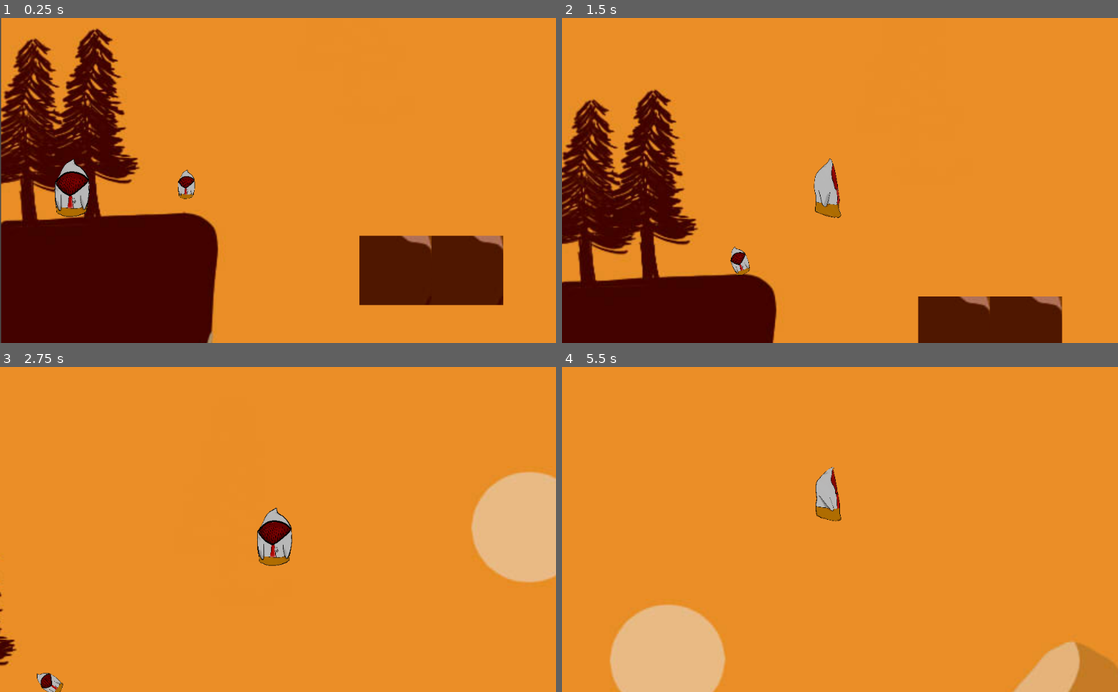
Above: before the commit, frames 1-4 (two rows, left to right).
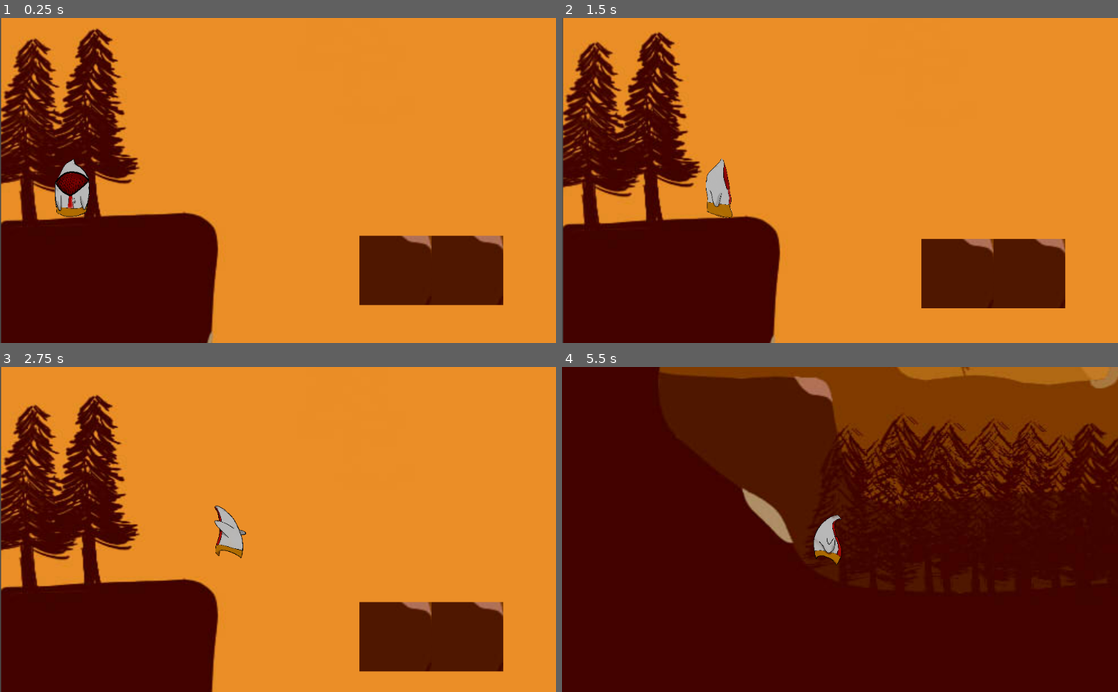
Above: after the commit, the same moments.

Repository: TommeyFaherty/NotGalway
Game: Godot game, scene res://scenes/Root.tscn
The game is run twice, just before and just after one commit, with the same random seed, the same clock (stepped at 60 frames per second) and the same inputs.
Inputs:
- Up to frame 1 (0.25 s): no input
- Up to frame 2 (1.5 s): hold Space (space) 0.53-1.28 s; hold Right (ui_right) from 0.53 s (still down); tap Space (space) at 1.35 s
- Up to frame 3 (2.75 s): release Right (ui_right) at 2.03 s; hold Shift (left_shift) from 2.03 s (still down); hold Space (space) from 2.03 s (still down)
- Up to frame 4 (5.5 s): release Shift (left_shift) at 2.78 s; release Space (space) at 2.78 s; hold Right (ui_right) 2.78-4.28 s; tap Space (space) at 2.85, 4.35 s; hold Space (space) 3.53-4.28 s; hold Shift (left_shift) 4.28-5.03 s; hold Right (ui_right) from 5.03 s (still down); hold Space (space) from 5.03 s (still down)

The runs differ from the first frame. In frame 1, 0.3% of the frame differs, in the area x 9-36%, y 43-61%; in frame 2, 22%; in frame 3, 33%; in frame 4, 100%, in the area x 0-100%, y 0-100%.

Commit message:
changed movement script to player script
changed movement code and introduced a state machine

Diff:
--- a/project.godot
+++ b/project.godot
@@ -8,9 +8,14 @@
 
 config_version=4
 
-_global_script_classes=[  ]
+_global_script_classes=[ {
+"base": "Node",
+"class": "StateMachine",
+"language": "GDScript",
+"path": "res://scripts/state_machine.gd"
+} ]
 _global_script_class_icons={
-
+"StateMachine": ""
 }
 
 [application]
@@ -31,6 +36,11 @@
 "events": [ Object(InputEventKey,"resource_local_to_scene":false,"resource_name":"","device":0,"alt":false,"shift":false,"control":false,"meta":false,"command":false,"pressed":false,"scancode":16777237,"unicode":0,"echo":false,"script":null)
  ]
 }
+E_key={
+"deadzone": 0.5,
+"events": [ Object(InputEventKey,"resource_local_to_scene":false,"resource_name":"","device":0,"alt":false,"shift":false,"control":false,"meta":false,"command":false,"pressed":false,"scancode":69,"unicode":0,"echo":false,"script":null)
+ ]
+}
 
 [rendering]
 
--- a/scenes/Root.tscn
+++ b/scenes/Root.tscn
@@ -1,8 +1,8 @@
-[gd_scene load_steps=20 format=2]
+[gd_scene load_steps=26 format=2]
 
 [ext_resource path="res://assets/img/environments/samkple drawing.jpg" type="Texture" id=1]
 [ext_resource path="res://assets/img/characters/example/Walking towards.png" type="Texture" id=2]
-[ext_resource path="res://scripts/Movment.gd" type="Script" id=3]
+[ext_resource path="res://scripts/Player.gd" type="Script" id=3]
 [ext_resource path="res://assets/img/characters/example/run_left/run1.png" type="Texture" id=4]
 [ext_resource path="res://assets/img/characters/example/run_left/run2.png" type="Texture" id=5]
 [ext_resource path="res://assets/img/characters/example/run_left/run3.png" type="Texture" id=6]
@@ -15,21 +15,25 @@
 [ext_resource path="res://assets/img/characters/example/walk_left/walk3.png" type="Texture" id=13]
 [ext_resource path="res://assets/img/characters/example/jump/jump0.png" type="Texture" id=14]
 [ext_resource path="res://assets/img/characters/example/jump/jump1.png" type="Texture" id=15]
+[ext_resource path="res://assets/img/characters/example/Dummy.png" type="Texture" id=16]
 [ext_resource path="res://scenes/example_tile.tres" type="TileSet" id=17]
+[ext_resource path="res://assets/img/characters/example/attack/punch3.png" type="Texture" id=18]
+[ext_resource path="res://assets/img/characters/example/attack/punch4.png" type="Texture" id=19]
+[ext_resource path="res://assets/img/characters/example/attack/punch2.png" type="Texture" id=20]
+[ext_resource path="res://assets/img/characters/example/attack/punch5.png" type="Texture" id=21]
+[ext_resource path="res://assets/img/characters/example/attack/punch6.png" type="Texture" id=22]
+[ext_resource path="res://assets/img/characters/example/attack/punch1.png" type="Texture" id=23]
 
-[sub_resource type="CapsuleShape2D" id=2]
-radius = 10.3674
-height = 5.95477
-
-[sub_resource type="CapsuleShape2D" id=3]
-radius = 6.75171
-height = 14.3614
-
-[sub_resource type="SpriteFrames" id=4]
+[sub_resource type="SpriteFrames" id=2]
 animations = [ {
 "frames": [ ExtResource( 2 ) ],
 "loop": true,
-"name": "default",
+"name": "idle",
+"speed": 5.0
+}, {
+"frames": [ ExtResource( 23 ), ExtResource( 20 ), ExtResource( 18 ), ExtResource( 19 ), ExtResource( 21 ), ExtResource( 22 ) ],
+"loop": true,
+"name": "attack",
 "speed": 5.0
 }, {
 "frames": [ ExtResource( 4 ), ExtResource( 5 ), ExtResource( 6 ), ExtResource( 7 ), ExtResource( 5 ), ExtResource( 6 ) ],
@@ -53,6 +57,10 @@
 "speed": 5.0
 } ]
 
+[sub_resource type="CapsuleShape2D" id=1]
+radius = 6.75171
+height = 14.3614
+
 [node name="Root" type="Node2D"]
 scale = Vector2( 1.035, 1 )
 
@@ -72,37 +80,30 @@
 [node name="CollisionPolygon2D2" type="CollisionPolygon2D" parent="StaticBody2D"]
 polygon = PoolVector2Array( -13.5028, 649.139, 22.519, 692.577, 69.1353, 726.48, 89.2651, 739.194, 103.038, 768.859, 12 …(352 unchanged characters)…
 
-[node name="Body" type="RigidBody2D" parent="."]
-position = Vector2( 164.702, 273.511 )
-scale = Vector2( 2, 2 )
-
-[node name="Sprite" type="Sprite" parent="Body"]
-scale = Vector2( 0.01, 0.01 )
-texture = ExtResource( 2 )
-
-[node name="CollisionShape2D" type="CollisionShape2D" parent="Body"]
-position = Vector2( 0.630066, -2.83481 )
-scale = Vector2( 1, 0.959 )
-shape = SubResource( 2 )
-
 [node name="Player" type="KinematicBody2D" parent="."]
 position = Vector2( 61.6708, 281.061 )
 scale = Vector2( 2, 2 )
 script = ExtResource( 3 )
 
-[node name="Sprite" type="Sprite" parent="Player"]
+[node name="Body" type="Node2D" parent="Player"]
+position = Vector2( -30.8354, -140.531 )
+scale = Vector2( 0.5, 0.5 )
+
+[node name="Sprite" type="Sprite" parent="Player/Body"]
 visible = false
-scale = Vector2( 0.01, 0.01 )
+position = Vector2( 61.6708, 281.061 )
+scale = Vector2( 0.02, 0.02 )
 texture = ExtResource( 2 )
+
+[node name="AnimatedSprite" type="AnimatedSprite" parent="Player/Body"]
+position = Vector2( 61.6708, 281.061 )
+scale = Vector2( 0.02, 0.02 )
+frames = SubResource( 2 )
+animation = "idle"
 
 [node name="CollisionShape2D" type="CollisionShape2D" parent="Player"]
 position = Vector2( 1.03717, -3.63348 )
-shape = SubResource( 3 )
-
-[node name="AnimatedSprite" type="AnimatedSprite" parent="Player"]
-scale = Vector2( 0.01, 0.01 )
-frames = SubResource( 4 )
-animation = "jump"
+shape = SubResource( 1 )
 
 [node name="Camera2D" type="Camera2D" parent="Player"]
 position = Vector2( 2.75436, -7.17831 )
@@ -113,7 +114,36 @@
 limit_right = 1326
 limit_bottom = 891
 
+[node name="Raycasts" type="Node2D" parent="Player"]
+position = Vector2( -30.8354, -140.531 )
+scale = Vector2( 0.5, 0.5 )
+
+[node name="RayCast2D" type="RayCast2D" parent="Player/Raycasts"]
+position = Vector2( 53.2962, 299.102 )
+scale = Vector2( 0.38, 0.191 )
+enabled = true
+
+[node name="RayCast2D2" type="RayCast2D" parent="Player/Raycasts"]
+position = Vector2( 63.6255, 298.879 )
+scale = Vector2( 0.38, 0.191 )
+enabled = true
+
+[node name="RayCast2D3" type="RayCast2D" parent="Player/Raycasts"]
+position = Vector2( 74.1699, 298.656 )
+scale = Vector2( 0.38, 0.191 )
+enabled = true
+
 [node name="TileMap" type="TileMap" parent="."]
 tile_set = ExtResource( 17 )
 format = 1
 tile_data = PoolIntArray( 327685, 0, 0, 327686, 0, 0, 393230, 0, 0, 393233, 0, 0, 393234, 0, 0, 393235, 0, 0, 458760, 0, 0, 458761, 0, 0, 458762, 0, 0, 458765, 0, 0, 458766, 0, 0 )
+
+[node name="dummy" type="KinematicBody2D" parent="."]
+position = Vector2( 626.222, 415.943 )
+
+[node name="Sprite" type="Sprite" parent="dummy"]
+scale = Vector2( 0.02, 0.02 )
+texture = ExtResource( 16 )
+
+[node name="CollisionPolygon2D" type="CollisionPolygon2D" parent="dummy"]
+polygon = PoolVector2Array( -3.87946, -13.8182, -9.19342, -10.1932, -9.91809, -3.31824, -9.91809, -3.31824, -23.3239, -0.0682373, -23.2031, 1.93176, -20.3046, 4.55676, -10.5219, 9.30676, -7.74414, 19.1818, -9.31421, 29.4318, -7.74414, 30.8068, 10.4926, 31.0568, 11.821, 27.3068, 9.76788, 23.0568, 6.14471, 17.6818, 7.47321, 10.5568, 15.0819, 3.80676, 21.4829, 0.931763, 19.7921, -0.443237, 4.69543, -5.94324, 5.54083, -8.69324, 3.72925, -11.9432, 0.468384, -13.8182 )
--- a/scripts/Movment.gd
+++ /dev/null
@@ -1,48 +0,0 @@
-extends KinematicBody2D
-
-const GRAVITY = 200.0
-const WALK_SPEED = 100
-
-var velocity = Vector2()
-
-func get_input():
-
-	# Animations and movement lumped together
-	# Best to separate them
-	if is_on_floor() and Input.is_action_pressed("space"):
-		$AnimatedSprite.play("jump")
-	elif Input.is_action_pressed("left_shift") and Input.is_action_pressed(("ui_left")):
-		$AnimatedSprite.play("run_left")
-		velocity.x = -(WALK_SPEED + 50)
-		$AnimatedSprite.flip_h = false
-	elif Input.is_action_pressed("left_shift") and Input.is_action_pressed(("ui_right")):
-		$AnimatedSprite.flip_h = true
-		$AnimatedSprite.play("run_left")
-		velocity.x = WALK_SPEED + 50
-	elif Input.is_action_pressed("ui_left"):
-		velocity.x = -WALK_SPEED
-		$AnimatedSprite.play("walk_left")
-	elif Input.is_action_pressed("ui_right"):
-		velocity.x =  WALK_SPEED
-		$AnimatedSprite.play("walk_right")
-	else:
-		$AnimatedSprite.play("default")
-		$AnimatedSprite.flip_h = false
-
-	# jump if space pressed
-	if Input.is_action_just_pressed("space"):
-		velocity.y = -100
-
-func _physics_process(delta):
-
-	velocity.x = 0
-	velocity.y += delta * GRAVITY
-
-	get_input()
-	# We don't need to multiply velocity by delta because "move_and_slide" already takes delta time into account.
-
-	# The second parameter of "move_and_slide" is the normal pointing up.
-	# In the case of a 2D platformer, in Godot, upward is negative y, which translates to -1 as a normal.
-	move_and_slide(velocity, Vector2(0, -1))
-	velocity = move_and_slide(velocity)
-	#print(is_on_floor())
--- /dev/null
+++ b/scripts/Player.gd
@@ -0,0 +1,77 @@
+extends KinematicBody2D
+
+const SLOPE_STOP = 64
+const GRAVITY = 200.0
+const WALK_SPEED = 100
+const JUMP_HEIGHT = -100
+const UP =Vector2(0, -1)
+
+var velocity = Vector2()
+onready var raycasts = $Raycasts
+onready var anim_player = $Body/AnimatedSprite
+var is_grounded
+var is_running
+var move_direction
+
+func _get_input():
+	move_direction = -int(Input.is_action_pressed("ui_left")) + int(Input.is_action_pressed("ui_right"))
+	velocity.x = lerp(velocity.x, WALK_SPEED * move_direction, 0.2)
+	if move_direction > 0:
+		$Body/AnimatedSprite.flip_h = true
+	else:
+		$Body/AnimatedSprite.flip_h = false
+
+func _physics_process(delta):
+	_running_input()
+	_apply_gravity(delta)
+	_apply_movement()
+
+	is_grounded = _check_is_grounded()
+	_get_input()
+
+	_assign_animation()
+
+func _input(event):
+	if event.is_action_pressed("space") && is_grounded:
+		velocity.y = JUMP_HEIGHT
+
+func _running_input():
+	# Animations and movement lumped together
+	# Best to separate them
+	if Input.is_action_pressed("left_shift") and Input.is_action_pressed(("ui_left")):
+		velocity.x = -(WALK_SPEED + 50)
+		is_running = true
+	elif Input.is_action_pressed("left_shift") and Input.is_action_pressed(("ui_right")):
+		velocity.x = WALK_SPEED + 50
+		is_running = true
+	else:
+		is_running = false
+
+func _apply_gravity(delta):
+	velocity.y += delta * GRAVITY
+
+func _apply_movement():
+	velocity = move_and_slide(velocity, UP, SLOPE_STOP)
+	#velocity = move_and_slide(velocity)
+	#print(is_on_floor())
+
+func _check_is_grounded():
+	for raycast in raycasts.get_children():
+		if raycast.is_colliding():
+			return true
+
+	return false
+
+func _assign_animation():
+	var anim = "idle"
+
+	if !is_grounded:
+		anim = "jump"
+	elif velocity.x != 0 && is_running != true:
+		anim = "walk_left"
+	elif velocity.x != 0 && is_running == true:
+		anim = "run_left"
+
+	anim_player.play(anim)
+	#if anim_player.assigned_animation != anim:
+#anim_player.play(anim)
--- /dev/null
+++ b/scripts/playerSM.gd
@@ -0,0 +1,71 @@
+extends "res://scripts/state_machine.gd"
+
+func _ready():
+	add_state('idle')
+	add_state('run')
+	add_state('fall')
+	add_state('jump')
+	add_state('attack')
+	call_deferred("set_state", states.idle)
+
+func _input(event):
+	if [states.idle, states.run].has(state):
+		# Jump
+		if event.is_action_pressed("space") && parent.is_on_floor():
+			parent.velocity.y = parent.JUMP_HEIGHT
+			#is_jumping = true
+
+	if state == states.jump:
+		if event.is_action_released("space") && parent.velocity.y < 0:
+			parent.velocity.y = 0
+
+func _state_logic(delta):
+	parent.handle_move_input()
+	parent.apply_gravity()
+	parent.apply_movement()
+
+func _get_transition(delta):
+	match state:
+		states.idle:
+			if !parent.is_on_floor():
+				if parent.velocity.y < 0:
+					return states.jump
+				elif parent.velocity.y > 0:
+					return states.fall
+			elif parent.velocity.x != 0:
+				return state.run
+		states.run:
+			if !parent.is_on_floor():
+				if parent.velocity.y < 0:
+					return states.jump
+				elif parent.velocity.y > 0:
+					return states.fall
+			elif parent.velocity.x == 0:
+				return states.idle
+		states.jump:
+			if parent.is_on_floor():
+				return states.idle
+			elif parent.velocity.y >= 0:
+				return states.fall
+		states.fall:
+			if parent.is_on_floor():
+				return states.idle
+			elif parent.velocity.y < 0:
+				return states.jump
+
+	return null
+
+
+func _enter_state(new_state, old_state):
+	match new_state:
+		states.idle:
+			parent.anim_player.play("idle")
+		states.run:
+			parent.anim_player.play("run")
+		states.jump:
+			parent.anim_player.play("jump")
+		states.fall:
+			parent.anim_player.play("fall")
+
+func _exit_state(old_state, new_state):
+	pass
--- /dev/null
+++ b/scripts/state_machine.gd
@@ -0,0 +1,39 @@
+extends Node
+class_name StateMachine
+
+var state = null
+var previous_state = null
+var states = {}
+
+onready var parent = get_parent()
+
+func _physics_process(delta):
+	if state != null:
+		_state_logic(delta)
+		var transition = _get_transition(delta)
+		if transition != null:
+			set_state(transition)
+
+func _state_logic(delta):
+	pass
+
+func _get_transition(delta):
+	return null
+
+func _enter_state(new_state, old_state):
+	pass
+
+func _exit_state(old_state, new_state):
+	pass
+
+func set_state(new_state):
+	previous_state = state
+	state = new_state
+
+	if previous_state != null:
+		_exit_state(previous_state, new_state)
+	if new_state != null:
+		_enter_state(new_state, previous_state)
+
+func add_state(state_name):
+	states[state_name] = states.size()
Binary file added: assets/img/characters/example/Dummy.png
Not shown, added: assets/img/characters/example/Dummy.png.import
Binary file added: assets/img/characters/example/attack/punch1.png
Not shown, added: assets/img/characters/example/attack/punch1.png.import
Binary file added: assets/img/characters/example/attack/punch2.png
Not shown, added: assets/img/characters/example/attack/punch2.png.import
Binary file added: assets/img/characters/example/attack/punch3.png
Not shown, added: assets/img/characters/example/attack/punch3.png.import
Binary file added: assets/img/characters/example/attack/punch4.png
Not shown, added: assets/img/characters/example/attack/punch4.png.import
Binary file added: assets/img/characters/example/attack/punch5.png
Not shown, added: assets/img/characters/example/attack/punch5.png.import
(and 2 more such lines)
